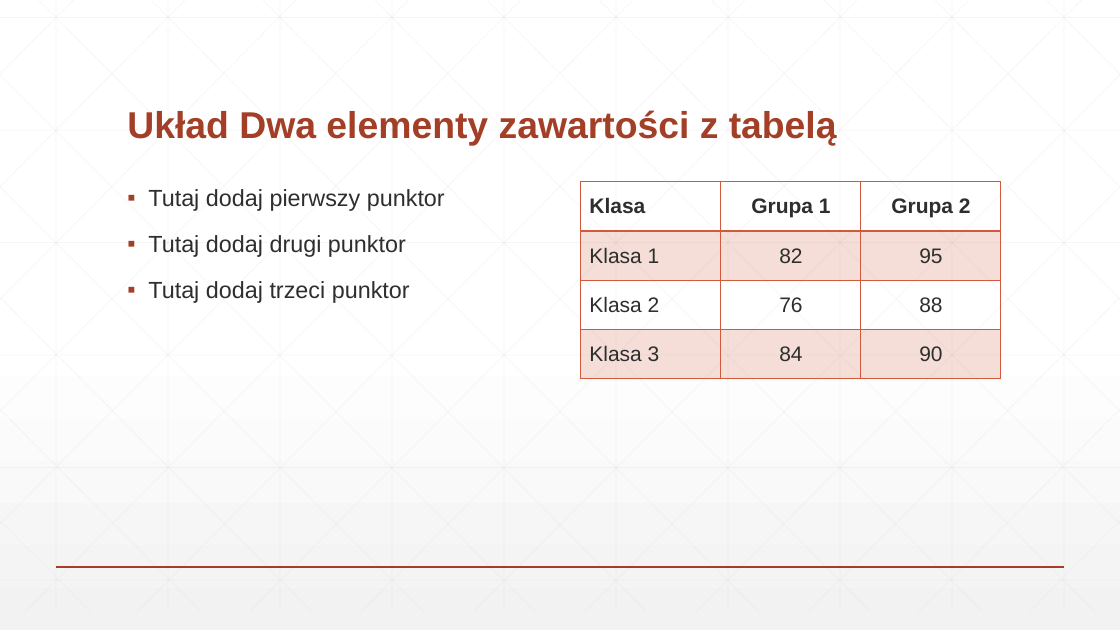
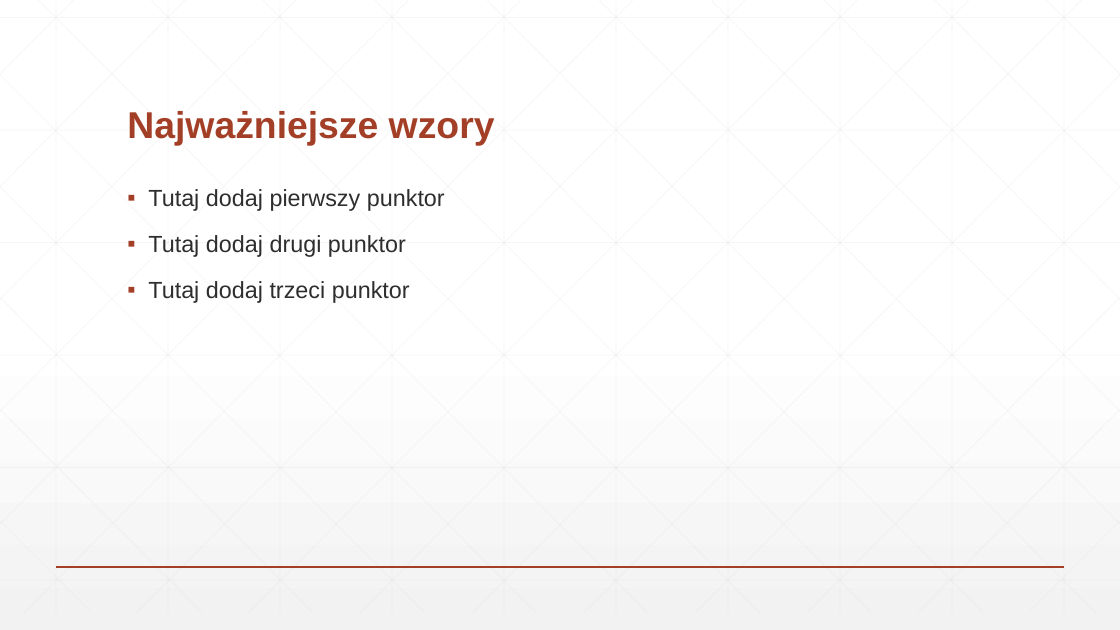
Before and after one commit to Xenvar2307/MiSK-project, a slide deck: slide 5 of Materiały/Prezentacja.pptx (slide 4 before the commit). Drawn at 1120x630 pixels with LibreOffice and Linux fonts; fonts in the diff are those of the drawing. Boxes give left, top, right and bottom in pixels: in the first picture for what was removed or moved away, otherwise in the second. Text is boxed around its words. In the diff, an @@ line names an element or a change of style, - is before the commit and + after.

```diff
--- a/Materiały/Prezentacja.pptx
+++ b/Materiały/Prezentacja.pptx
@@ title at (127, 111, 495, 146): text changed @@
-Układ Dwa elementy zawartości z tabelą
+Najważniejsze wzory
@@ table removed at (581, 182, 1002, 379), 4 rows, 3 columns @@
-Klasa | Grupa 1 | Grupa 2
-Klasa 1 | 82 | 95
-Klasa 2 | 76 | 88
-Klasa 3 | 84 | 90
```
Also in this commit, not shown: 2 other slides changed, 2 slides added.
